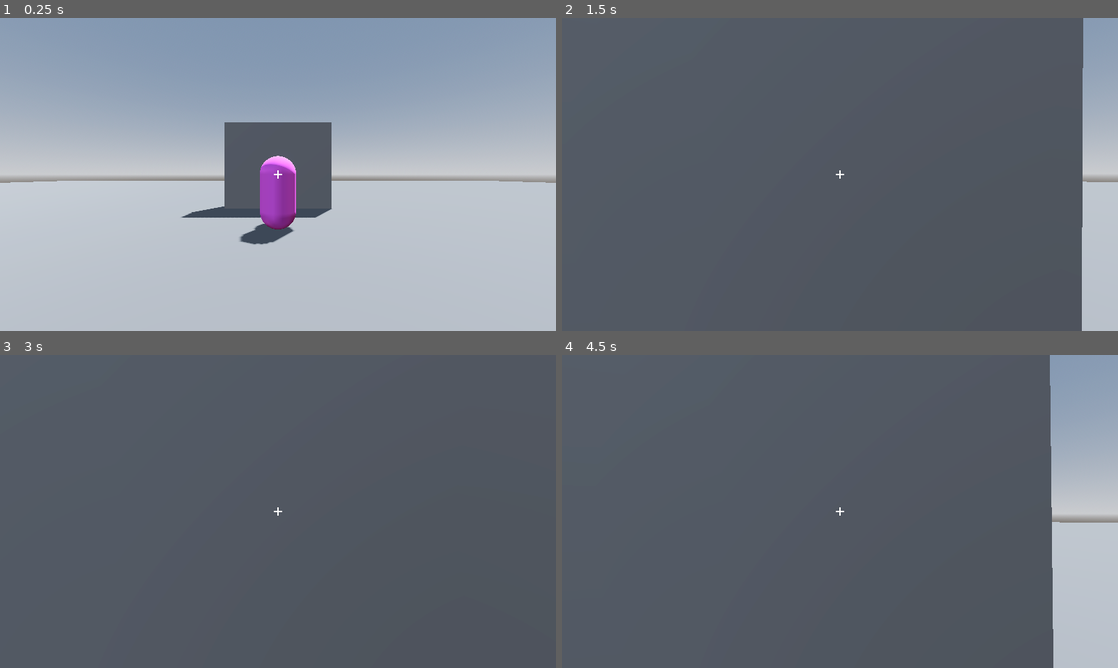
Above: before the commit, frames 1-4 (two rows, left to right).
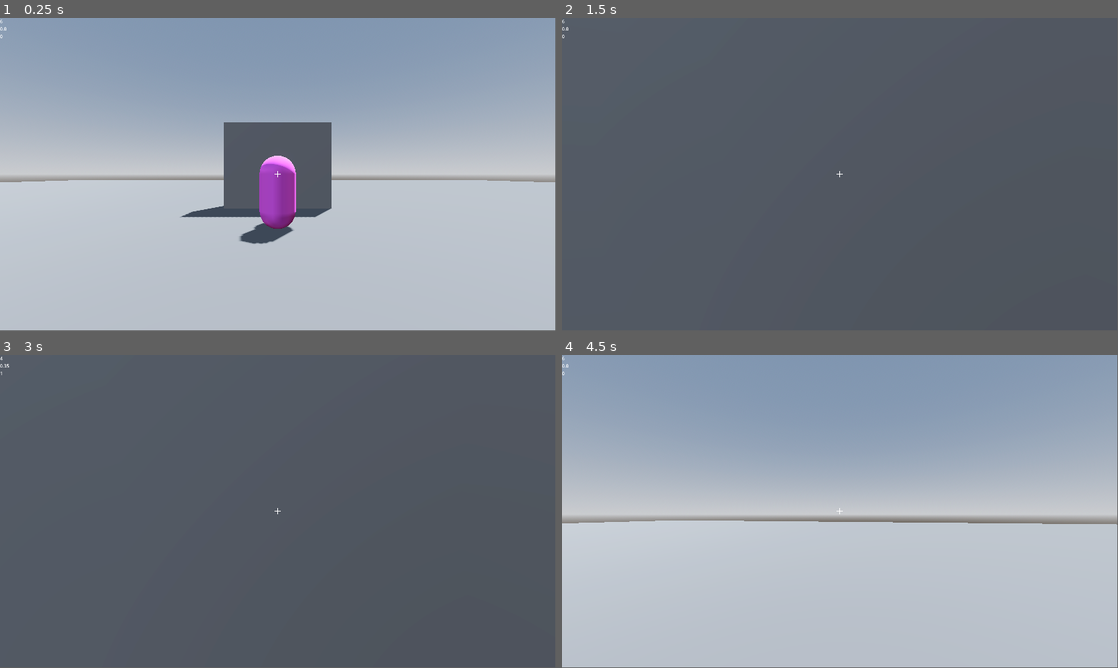
Above: after the commit, the same moments.

Repository: c-dez/playground
Game: Godot game, scene res://scenes/levels/test_level.tscn
Same seed, same stepped clock (60 frames per second), same inputs: the game is played once before the commit and once after it.
Inputs (mouse positions are in pixels of both pictures, inside the frame that each line leads up to):
- Up to frame 1 (0.25 s): no input
- Up to frame 2 (1.5 s): tap Enter at 0.5 s; move the mouse to (867, 174) at 0.52 s; hold W (forward) from 0.53 s (still down); click (867, 174) at 0.6 s; tap R (r_key, bound only after the commit) at 0.8, 1.35 s; move the mouse to (812, 174) at 1.27 s
- Up to frame 3 (3 s): keep holding W (forward); click (250, 511) at 1.55 s; tap Space (space) at 2 s; move the mouse to (289, 505) at 2.02 s; click (289, 505) at 2.1 s; tap R (r_key, bound only after the commit) at 2.3 s; tap Enter at 2.75 s; move the mouse to (272, 517) at 2.77 s; right-click (272, 517) at 2.85 s
- Up to frame 4 (4.5 s): keep holding W (forward); click (834, 517) at 3.05 s; tap Space (space) at 3.5, 3.6 s; move the mouse to (878, 514) at 3.52 s; tap R (r_key, bound only after the commit) at 3.8, 4.35 s; move the mouse to (795, 508) at 4.27 s
The window is 800x450 before the commit and 799x449 after it. Grey fills any space a smaller window leaves; there, only what the larger window draws over its background counts as a difference.

The runs differ from the first frame. In frame 1, 0.4% of the frame differs, in the area x 0-100%, y 0-73%; in frame 2, 6.4%; in frame 3, less than 0.1%; in frame 4, 88%, in the area x 0-100%, y 0-100%.

Commit message:
creado funcionalidad de 6 shooter

Diff:
--- a/project.godot
+++ b/project.godot
@@ -21,8 +21,8 @@
 
 [display]
 
-window/size/viewport_width=1280
-window/size/viewport_height=720
+window/size/viewport_width=1920
+window/size/viewport_height=1080
 
 [input]
 
@@ -61,3 +61,8 @@
 "events": [Object(InputEventMouseButton,"resource_local_to_scene":false,"resource_name":"","device":-1,"window_id":0,"a …(258 unchanged characters)…
 ]
 }
+r_key={
+"deadzone": 0.2,
+"events": [Object(InputEventKey,"resource_local_to_scene":false,"resource_name":"","device":-1,"window_id":0,"alt_pressed":false,"shift_pressed":false,"ctrl_pressed":false,"meta_pressed":false,"pressed":false,"keycode":0,"physical_keycode":82,"key_label":0,"unicode":82,"location":0,"echo":false,"script":null)
+]
+}
--- a/scenes/player/shooting_manager.gd
+++ b/scenes/player/shooting_manager.gd
@@ -7,32 +7,87 @@
 @export var camera: Camera3D
 @onready var ray_cast: RayCast3D = get_node("ShootingRayCast")
 
+
+##
+# revolver
+var bullets: int = 6
+var max_bullets = 6
+
+var reload_time = 0.5
+var revolver_current_state = revolver_states.fire
+enum revolver_states {
+	fire,
+	reloading
+}
+var timer = Timer.new()
+
+var label: Label
+
+
 func _ready() -> void:
+	add_child(timer)
+	timer.one_shot = true
+	timer.autostart = false
+	label = Label.new()
+	add_child(label)
+
 	pass
 
 func _process(_delta: float) -> void:
 	_set_tranform()
 	shoot()
+	if Input.is_action_just_pressed('r_key'):
+		reload()
+	var label_text = str(bullets, '\n', timer.time_left, '\n', revolver_current_state)
+	label.text = label_text
 
 
 func shoot() -> void:
 	if PlayerInput.left_mb():
-		if ray_cast.is_colliding():
-			target_collision_point = ray_cast.get_collision_point()
-		else:
-			target_collision_point = Vector3.ZERO
+		if bullets <= 0 and revolver_current_state == revolver_states.fire:
+			reload()
 
-		if ray_cast.get_collider() is CharacterBody3D:
-		# if ray_cast.get_collider().get_property_list()
-			target_enemy = ray_cast.get_collider()
+			return
 
-		# danar target si esta en grupo 'enemy'
-		if target_enemy != null:
-			if target_enemy.is_in_group('enemy'):
-				print(target_enemy.stats.health)
+		if revolver_current_state == revolver_states.fire:
+			bullets -= 1
+
+			if ray_cast.is_colliding():
+				target_collision_point = ray_cast.get_collision_point()
+				if ray_cast.get_collider() is CharacterBody3D:
+					target_enemy = ray_cast.get_collider()
+					print(target_enemy)
+
+			else:
+				target_collision_point = Vector3.ZERO
 
 
 ## usa el tranforn de camera  como el propio
 func _set_tranform() -> void:
 	position = camera.position
 	rotation = camera.rotation
+
+
+func reload() -> void:
+
+	if bullets == 6:
+		return
+	else:
+		timer.start((max_bullets - bullets) * reload_time)
+
+		if timer.time_left:
+			revolver_current_state = revolver_states.reloading
+			print('time to reload')
+
+		timer.connect('timeout', func():
+			revolver_current_state = revolver_states.fire
+			bullets = max_bullets
+			)
+
+
+		# reload
+			# tiempo de reload * bullet faltante
+
+	# if bullets == 0 and shoot()
+		#reload
+	pass
